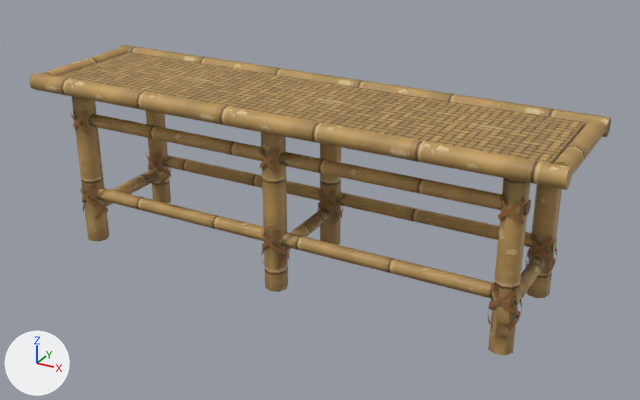
The glTF model public/models/bench.glb: old version first, new version second.
Both versions are drawn from a camera (50 mm lens) standing at (0.642, -1.083, 0.676) and looking at (0.032, 0.025, 0.121). Every picture has the same lights, and +X, +Y and +Z are marked at lower left. The first picture is the older version. Where no turn or scale is listed for an object, it has been applied to the vertices. Vertices at exactly the same position are counted once.

Names of what the first picture shows: 'BenchLegs', 'BenchSeat'.
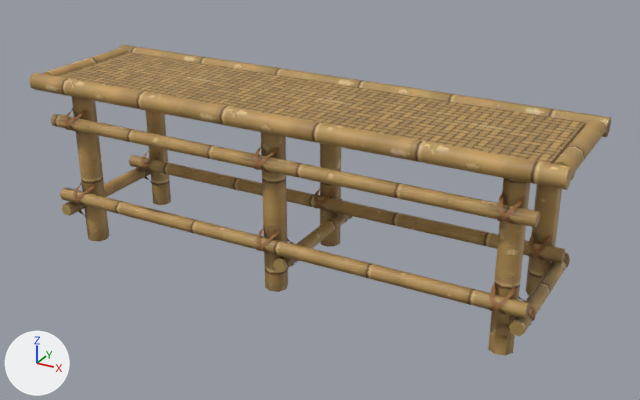
Location of each change, (x1, y1, x2, y2) in pixels of the pictures (640 x 400 px):
part 1 of me_benchrail0, added
    after: (51, 114, 540, 227)
part 2 of me_benchrail0, added
    after: (129, 155, 565, 263)
part 3 of me_benchrail0, added
    after: (60, 188, 530, 319)
part 4 of me_benchrail0, added (brown)
    after: (62, 168, 151, 216)
part 5 of me_benchrail0, added (brown)
    after: (273, 213, 351, 273)
part 6 of me_benchrail0, added (brown)
    after: (509, 253, 570, 336)
part 7 of me_benchrail0, deleted (brown)
    before: (71, 112, 557, 324)
part 8 of me_benchrail0, built on
    before: (80, 153, 163, 211)
    after: (64, 108, 161, 218)
part 9 of me_benchrail0, built on
    before: (258, 147, 342, 268)
    after: (254, 147, 353, 266)
part 10 of me_benchrail0, built on
    before: (491, 194, 557, 330)
    after: (490, 192, 569, 330)

The change, as a diff of the scene's bpy script:
```diff
--- a/public/models/bench.glb.py
+++ b/public/models/bench.glb.py
@@ me_benchrail0 @@
 # used by ob_benchlegs; location = (0.0, 0.0, 0.0)
-me_benchrail0.from_pydata(...)  # 952 vertices, 1056 faces; spans x -0.43..0.43, y -0.1..0.139, z 0.0..0.29
+me_benchrail0.from_pydata(...)  # 1648 vertices, 1776 faces; spans x -0.43..0.43, y -0.1..0.139, z 0.0..0.29
+# me_benchrail0 part 1: a new loose piece, a 6-sided cylinder along x spanning x -0.398..0.398, y -0.096..-0.074, z 0.204..0.226, in mat_benchculm (picture img_bench_culm)
+# me_benchrail0 part 2: a new loose piece, a 6-sided cylinder along x spanning x -0.398..0.398, y 0.08..0.101, z 0.075..0.095, in mat_benchculm (picture img_bench_culm)
+# me_benchrail0 part 3: a new loose piece, a 6-sided cylinder along x spanning x -0.398..0.398, y -0.096..-0.074, z 0.074..0.096, in mat_benchculm (picture img_bench_culm)
+# me_benchrail0 part 4: a new loose piece, a 6-sided cylinder along y spanning x -0.4..-0.378, y -0.094..0.134, z 0.05..0.07, in mat_benchculm (picture img_bench_culm)
+# me_benchrail0 part 5: a new loose piece, a 6-sided cylinder along y spanning x 0.018..0.04, y -0.094..0.134, z 0.05..0.07, in mat_benchculm (picture img_bench_culm)
+# me_benchrail0 part 6: a new loose piece, a 6-sided cylinder along y spanning x 0.378..0.4, y -0.094..0.134, z 0.05..0.07, in mat_benchculm (picture img_bench_culm)
+# me_benchrail0 part 7: 25 loose pieces with 336 vertices, spanning x -0.378..0.378, y -0.078..0.138, z 0.042..0.233, are deleted
+# me_benchrail0 part 8: 140 vertices removed from x -0.382..-0.342, y -0.078..0.138, z 0.042..0.233; 456 vertices added at x -0.401..-0.345, y -0.097..0.134, z 0.039..0.236
+# me_benchrail0 part 9: 140 vertices removed from x -0.018..0.022, y -0.078..0.137, z 0.042..0.233; 456 vertices added at x -0.015..0.042, y -0.097..0.134, z 0.039..0.236
+# me_benchrail0 part 10: 140 vertices removed from x 0.342..0.382, y -0.078..0.138, z 0.042..0.233; 456 vertices added at x 0.345..0.401, y -0.097..0.135, z 0.039..0.236
+# other edits to the shape of me_benchrail0 do not show in these pictures
 me_benchrail0.materials.append(mat_benchculm)
```
